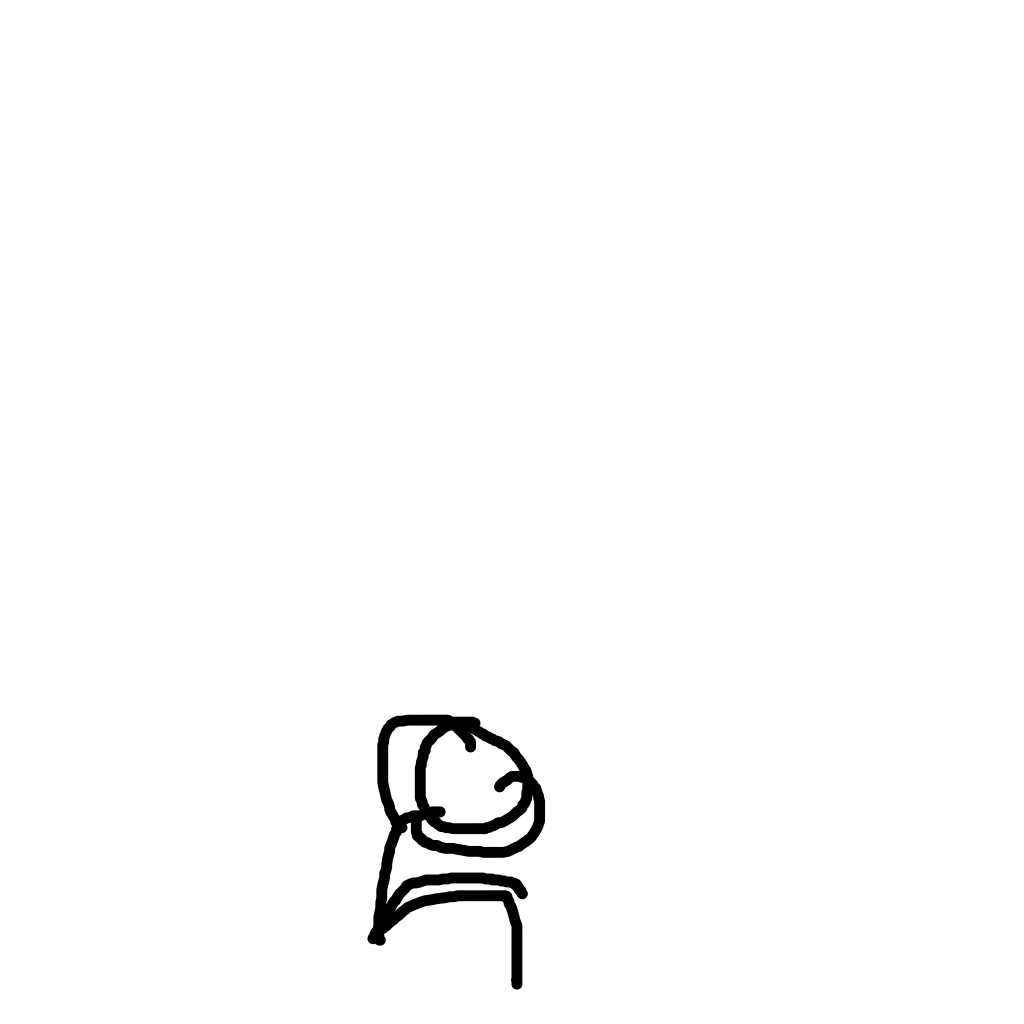
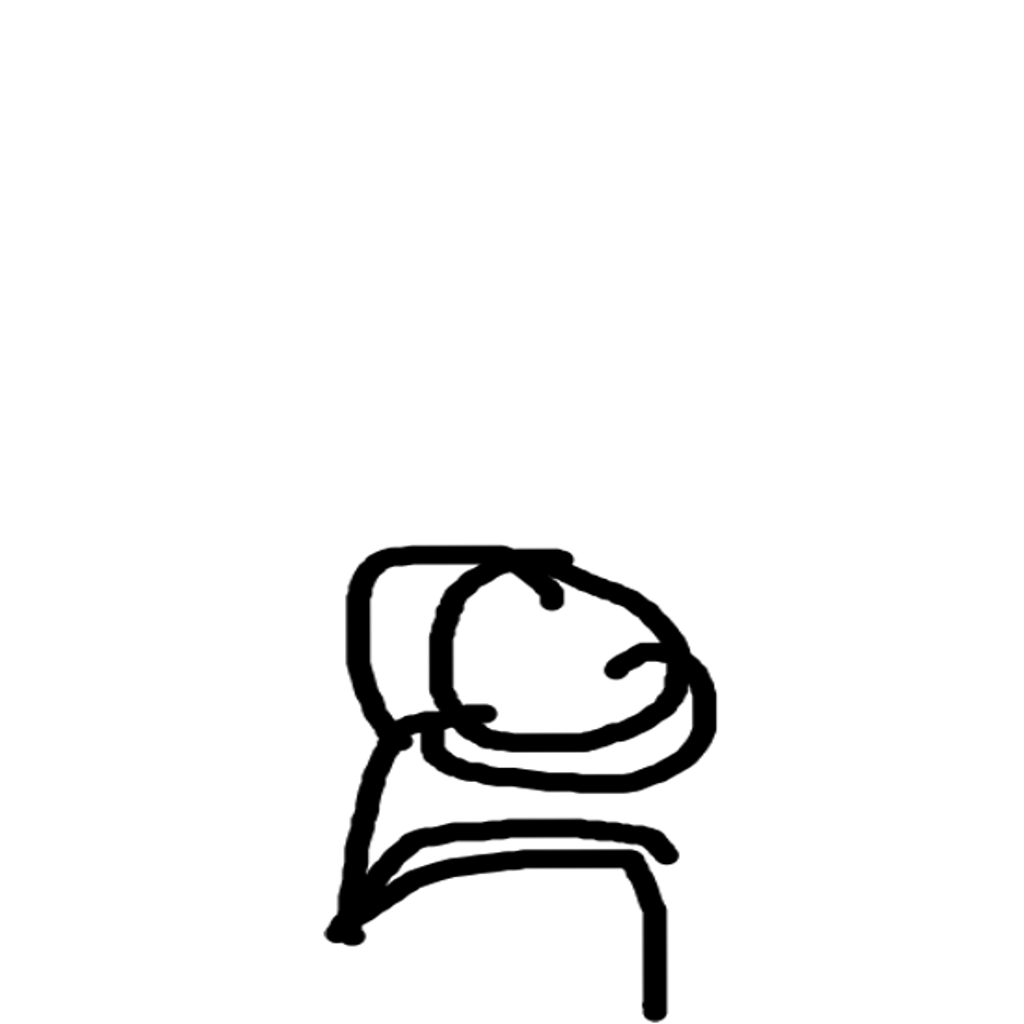
Comparing the layer stacks of the two 1024px x 1024px images. Changes:
painted on "Paint Layer 1" over [323, 543, 719, 1023]
